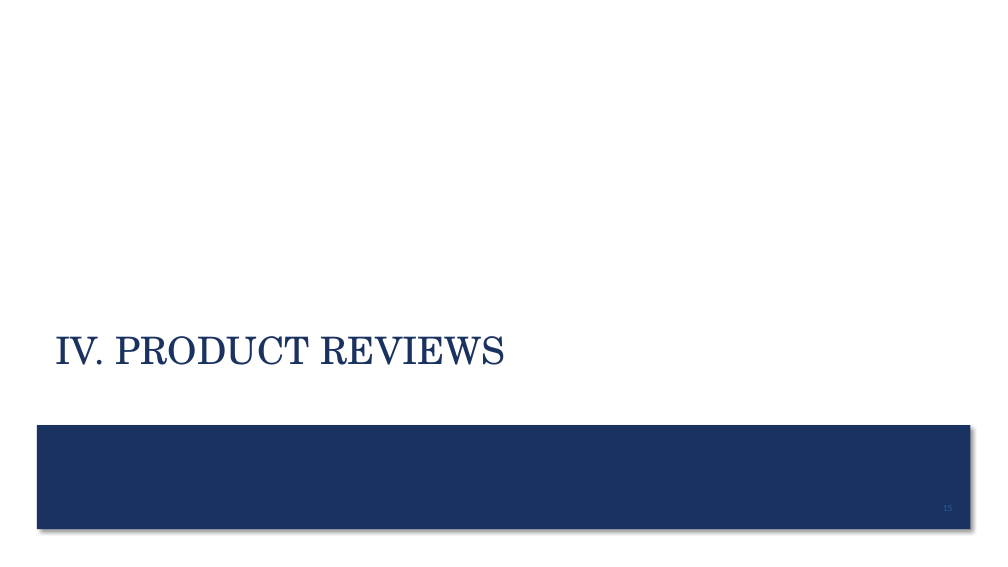
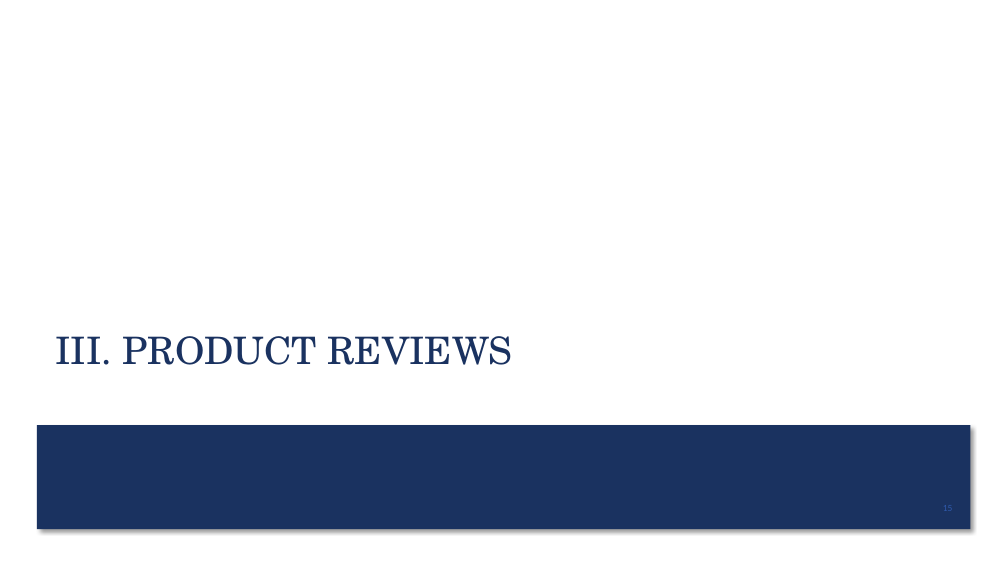
Before and after one commit to suesuyeonlim/final_project, a slide deck: slide 15 of Presentation.pptx. Drawn at 1008x567 pixels with LibreOffice and Linux fonts; fonts in the diff are those of the drawing. Boxes give left, top, right and bottom in pixels: in the first picture for what was removed or moved away, otherwise in the second. Text is boxed around its words. In the diff, an @@ line names an element or a change of style, - is before the commit and + after.

```diff
--- a/Presentation.pptx
+++ b/Presentation.pptx
@@ title at box(56, 336, 513, 365): text changed @@
-IV. PRODUCT REVIEWS
+III. PRODUCT REVIEWS
```
Also in this commit, not shown: 6 other slides changed, 1 other file.
